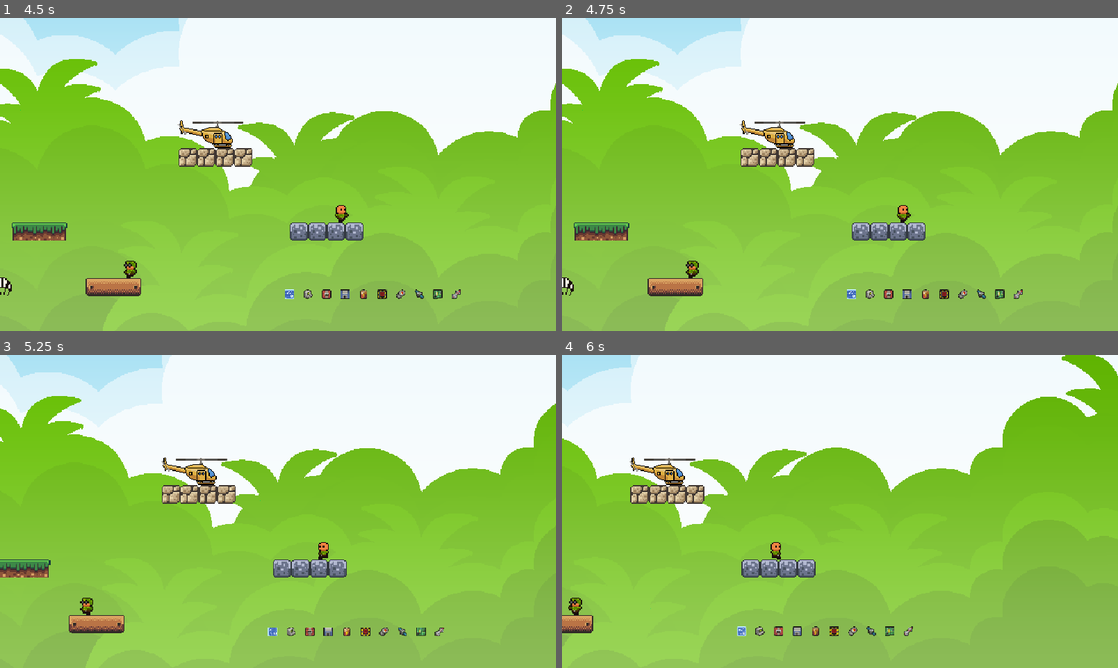
Above: before the commit, frames 1-4 (two rows, left to right).
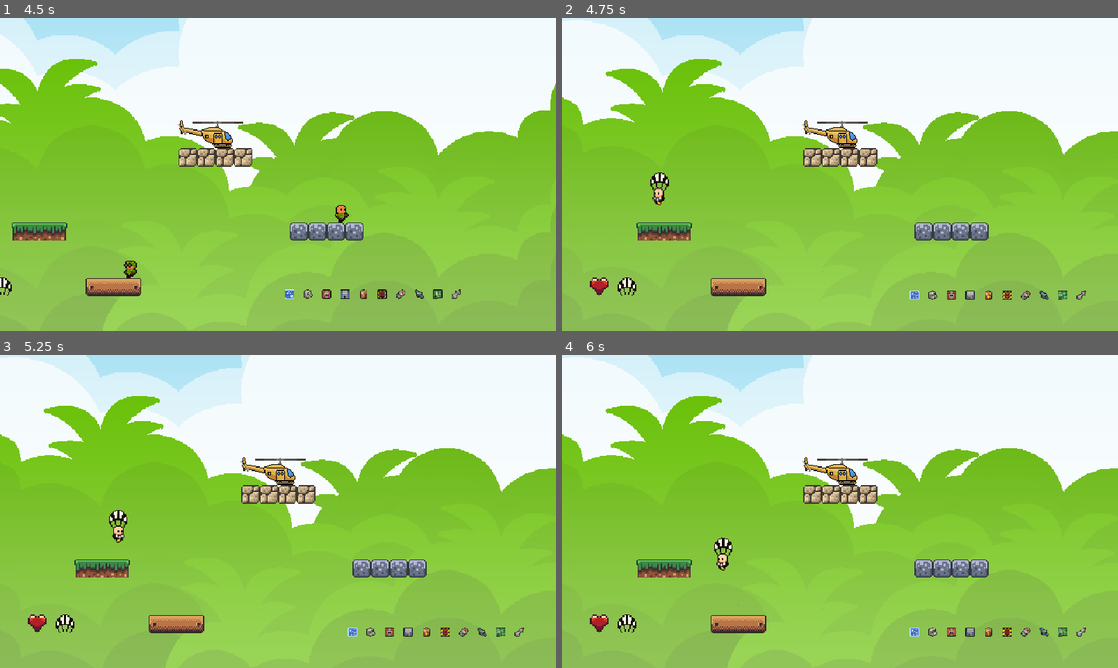
Above: after the commit, the same moments.

Repository: wimpysworld/little-spy
Game: Godot game, scene res://code/levels/LevelTemplate01.tscn
The game is run twice, just before and just after one commit, with the same random seed, the same clock (stepped at 60 frames per second) and the same inputs. This scene is started directly instead of the project's main scene.
Inputs:
- Up to frame 1 (4.5 s): tap Enter (ui_accept) at 0.5, 1.55, 2.85 s; hold Enter (ui_accept) 0.53-1.28 s; hold D (move_right) 0.53-2.03 s; tap W (jump) at 0.77, 1.52, 3.02, 3.77 s; tap Down (chute) at 1.35, 4.35 s; hold A (move_left) 2.03-2.78 s; hold Enter (ui_accept) 2.03-2.78 s; tap Space (kick) at 2.1 s; hold D (move_right) 2.78-4.28 s; hold Enter (ui_accept) 3.53-4.28 s; tap P (pause) at 4.15 s; hold A (move_left) from 4.28 s (still down)
- Up to frame 2 (4.75 s): keep holding A (move_left); tap W (jump) at 4.52 s; tap Enter (ui_accept) at 4.55 s
- Up to frame 3 (5.25 s): tap Escape (ui_cancel) at 4.9 s; release A (move_left) at 5.03 s; hold D (move_right) from 5.03 s (still down); hold Enter (ui_accept) from 5.03 s (still down); tap Space (kick) at 5.1 s
- Up to frame 4 (6 s): release D (move_right) at 5.78 s; release Enter (ui_accept) at 5.78 s; hold A (move_left) from 5.78 s (still down); tap Enter (ui_accept) at 5.85 s

Frame 1 is identical in both runs. In frame 2, 19% of the frame differs, in the area x 0-100%, y 0-100%; in frame 3, 21%; in frame 4, 27%.

Commit message:
ui: Fix retry so that you don't accidentally quit to the main menu

Diff:
--- a/code/ui/UI.gd
+++ b/code/ui/UI.gd
@@ -91,6 +91,8 @@
 		# Prevents other input being handled while paused
 		scene_tree.set_input_as_handled()
 	elif paused and event.is_action_pressed("ui_accept"):
+		_on_Retry_button_up()
+	elif paused and event.is_action_pressed("ui_cancel"):
 		get_tree().change_scene("res://code/MainScreen.tscn")
 
 
@@ -116,6 +118,7 @@
 	yield($GameOver, "finished")
 	PlayerData.new_game()
 	set_paused(false)
+	get_tree().change_scene("res://code/MainScreen.tscn")
 
 
 func end_of_level():
